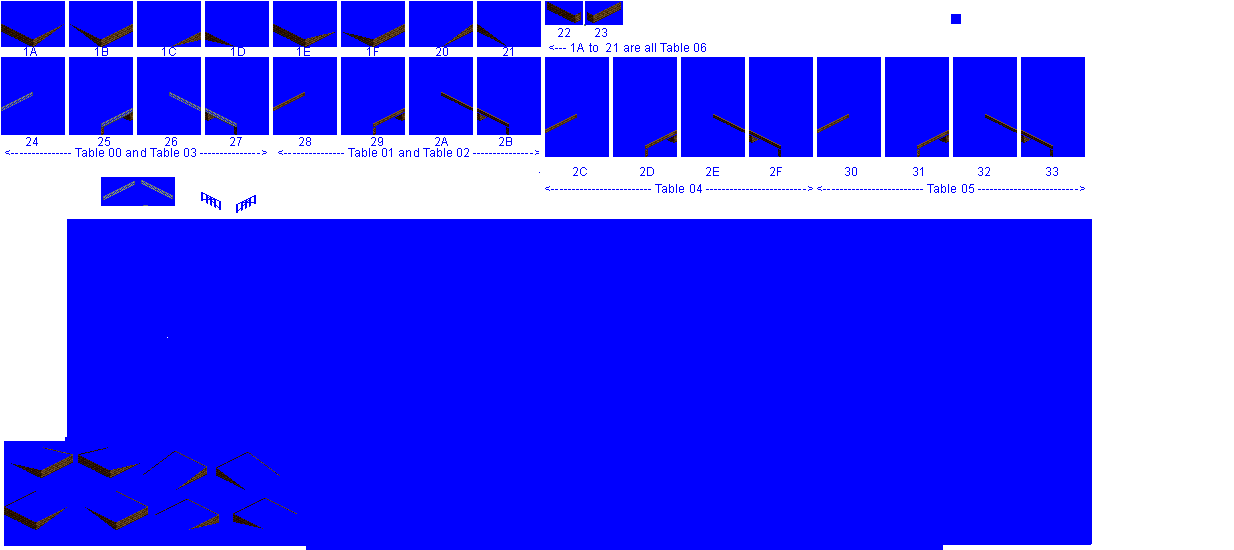
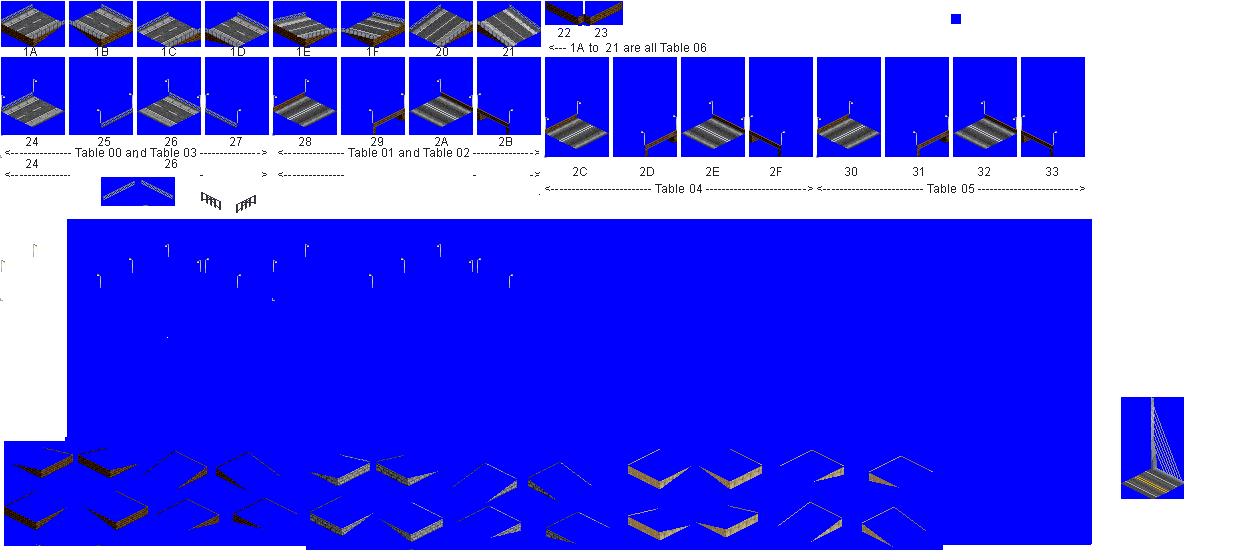
The second 1234px x 550px image is a revision of the first. Changes to its layers:
showed "Pasted Layer" over (0, 79, 1184, 499)
added layer "Pasted Layer #2" above "road overlay" over (273, 5, 540, 47)
added layer "road overlay" above "brick noi pillars" over (0, 9, 540, 195)
added layer "brick noi pillars" above "brown brick" over (1, 2, 1053, 530)
renamed "Pasted Layer #3" to "brown brick", hid it over (1, 2, 1053, 530)
added layer "red brick copy" above "red brick" over (1, 4, 1085, 550)
